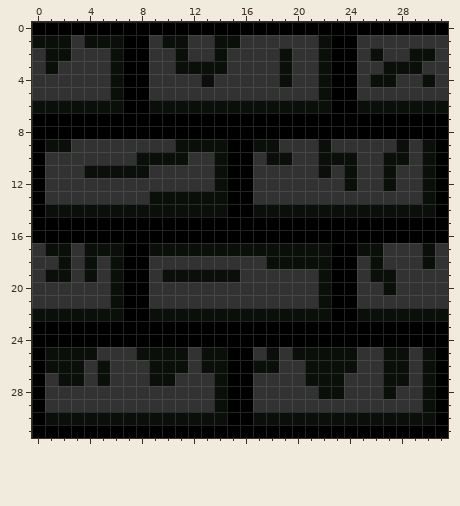
Two versions of one pixel-art sprite, Brick.png. Above: the version before the commit.
The file is 32x32 pixels. Colours within 5 levels of each other are drawn and written as one.
Now the later version:
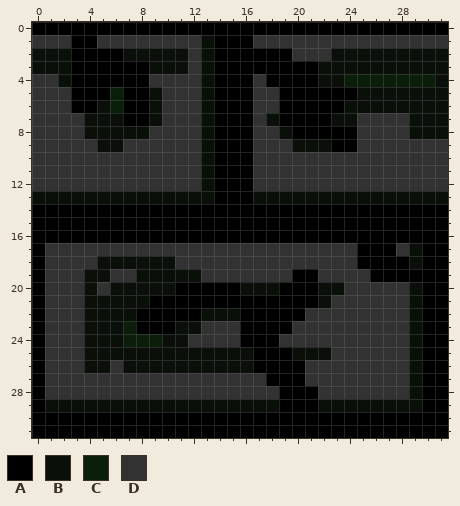
Palette (. is transparent): A #000000  B #0a0f0a  C #0a1e0a  D #323232
The exact change:
@@ x 0..31 @@
  0 AAAAAAAAAAAAAAAAAAAAAAAAAAAAAAAA
- 1 BBBDBBBAADBBDDBBDDDDDDBAADDDDDDD
- 2 DBBDDDBAADDBDDBDDDDBDDBAADBDDBBD
- 3 DBDDDDBAADDBBBBDDDDBDDBAADDBBBDD
- 4 DDDDDDBAADDDDBDDDDDBDDBAADBBDDBD
- 5 DDDDDDBAADDDDDDDDDDDDDBAADDDDDDD
- 6 BBBBBBBAABBBBBBBBBBBBBBAABBBBBBB
- 7 AAAAAAAAAAAAAAAAAAAAAAAAAAAAAAAA
- 8 AAAAAAAAAAAAAAAAAAAAAAAAAAAAAAAA
- 9 ABBDDDDDDDDBBBBAABBDDDBDDDDDBDBA
-10 ADDDDDDDBBBBDDBAADBBDDBBBDDBBDBA
-11 ADDDBBBBBDDDDDBAADDDDDBDBDDBDDBA
-12 ADDDDDDDDDDDDDBAADDDDDDDBDDBDDBA
-13 ADDDDDDDDBBBBBBAADDDDDDDDDDDDDBA
-14 ABBBBBBBBBBBBBBAABBBBBBBBBBBBBBA
+ 1 DDDAADDDDDDDDBAAADDDDDDDDDDDDDDD
+ 2 BBBAAAABBBBBDBAAAAAADDDBBBBBBBBB
+ 3 BBBAAAAAABBBDBAAAAAAAABBBBBBBBBB
+ 4 DDBAAAAAADDDDBAAADAAAABBCCCCCCCB
+ 5 DDDAAACAABDDDBAAADDAAAAAABBBBBBB
+ 6 DDDAABCAABDDDBAAADDAAAAABBBBBBBB
+ 7 DDDDBBBAABDDDBAAADBAAAABBDDDDBBB
+ 8 DDDDBBBBBDDDDBAAADDBAAAAADDDDBBB
+ 9 DDDDDBBDDDDDDBAAADDDBBBAADDDDDDD
+10 DDDDDDDDDDDDDBAAADDDDDDDDDDDDDDD
+11 DDDDDDDDDDDDDBAAADDDDDDDDDDDDDDD
+12 DDDDDDDDDDDDDBAAADDDDDDDDDDDDDDD
+13 BBBBBBBBBBBBBBAAABBBBBBBBBBBBBBB
+14 AAAAAAAAAAAAAAAAAAAAAAAAAAAAAAAA
 15 AAAAAAAAAAAAAAAAAAAAAAAAAAAAAAAA
 16 AAAAAAAAAAAAAAAAAAAAAAAAAAAAAAAA
-17 DBBDBBBAABBBBBBBBBBBBBBAABBDDDBD
-18 DDBDBDBAADDDDDDDDDBBBBBAADBDDDBD
-19 DBBDBDBAADBBBBBBDDDDDDBAADBBDDDD
-20 DDDDDDBAADDDDDDDDDDDDDBAADDBDDDD
-21 DDDDDDBAADDDDDDDDDDDDDBAADDDDDDD
-22 BBBBBBBAABBBBBBBBBBBBBBAABBBBBBB
-23 AAAAAAAAAAAAAAAAAAAAAAAAAAAAAAAA
-24 AAAAAAAAAAAAAAAAAAAAAAAAAAAAAAAA
-25 ABBBBDDDBBBBDBBAADBDBBBBBDDBBDBA
-26 ABBBDBDDDBBBDBBAABBDDBBBBDDBBDBA
-27 ADBBDBDDDBBDDDBAADDDDBBBDDDBBDBA
-28 ADDDDDDDDDDDDDBAADDDDDBBDDDBDDBA
-29 ADDDDDDDDDDDDDBAADDDDDDDDDDDDDBA
-30 ABBBBBBBBBBBBBBAABBBBBBBBBBBBBBA
+17 ADDDDDDDDDDDDDDDDDDDDDDDDAAADBAA
+18 ADDDDBBBBBBDDDDDDDDDDDDDDAAAABAA
+19 ADDDBBDDBBBBBDDDDDDDAADDDDAAAAAA
+20 ADDDBDBBBBBAAAAABBBAAABBDDDDDBAA
+21 ADDDBBBBBAAAAAAAAAAAAABDDDDDDBAA
+22 ADDDBBBBAAAAABBBAAAAADDDDDDDDBAA
+23 ADDDBBBCAAABBDDDAAAADDDDDDDDDBAA
+24 ADDDBBBCCCBBDDDDAAADDDDDDDDDDBAA
+25 ADDDBBBBBBBBBBBBBAAABBBDDDDDDBAA
+26 ADDDBBDBBBBBBBBBBAAAADDDDDDDDBAA
+27 ADDDDDDDDDDDDDDDDDAAADDDDDDDDBAA
+28 ADDDDDDDDDDDDDDDDDDAAADDDDDDDBAA
+29 ABBBBBBBBBBBBBBBBBBAAABBBBBBBBAA
+30 AAAAAAAAAAAAAAAAAAAAAAAAAAAAAAAA
 31 AAAAAAAAAAAAAAAAAAAAAAAAAAAAAAAA
Where, in picture pixels (left, top, right, bottom), the same in both pictures:
changed: (32, 35, 448, 425)
